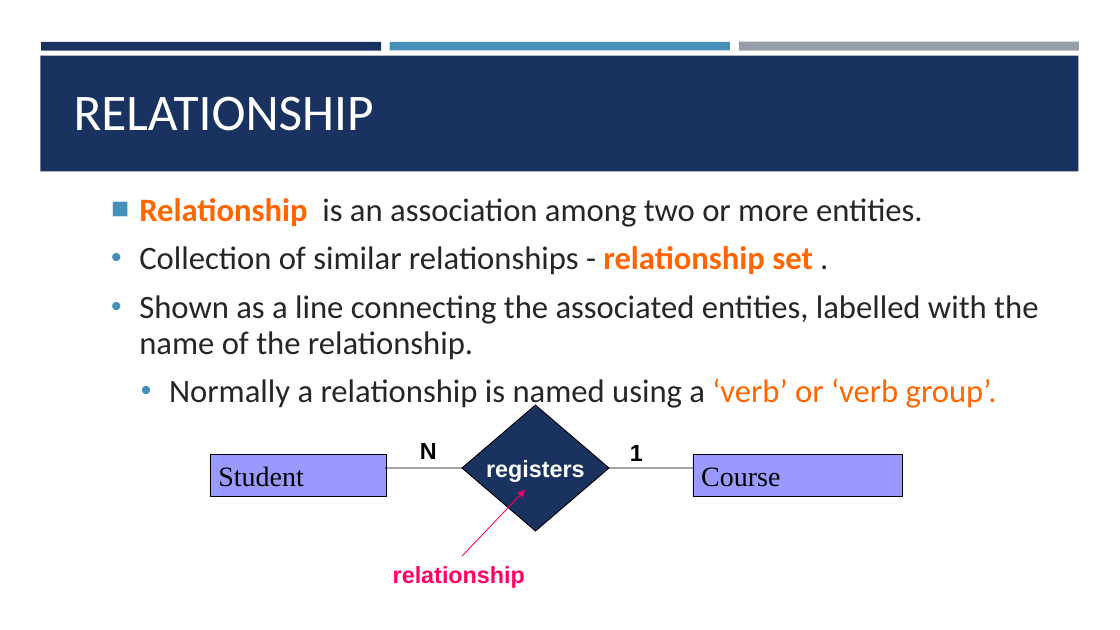
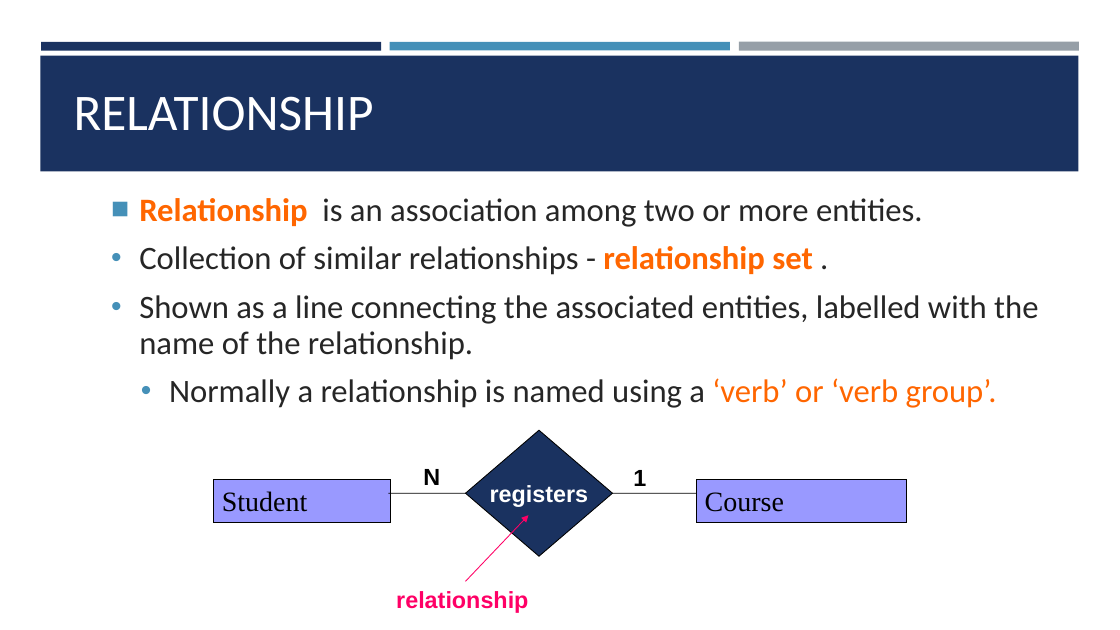
Before and after one commit to Obsidian-Notes-Manirenkan/IT2140-Database-Management, a slide deck: slide 24 of Lectures/Lecture 04 (Conceptual Database Modelling - ER,EER).pptx. Drawn at 1120x630 pixels with LibreOffice and Linux fonts; fonts in the diff are those of the drawing. Boxes give left, top, right and bottom in pixels: in the first picture for what was removed or moved away, otherwise in the second. Text is boxed around its words. In the diff, an @@ line names an element or a change of style, - is before the commit and + after.

```diff
--- a/Lectures/Lecture 04 (Conceptual Database Modelling - ER,EER).pptx
+++ b/Lectures/Lecture 04 (Conceptual Database Modelling - ER,EER).pptx
@@ 3 texts, 2 rectangles, 2 lines, 1 diamond, 1 arrow: place and size @@
-3 texts, 2 rectangles, 2 lines, 1 diamond, 1 arrow at (210, 405, 903, 588)
+3 texts, 2 rectangles, 2 lines, 1 diamond, 1 arrow at (213, 430, 907, 613)
```
Also in this commit, not shown: 7 other files.
